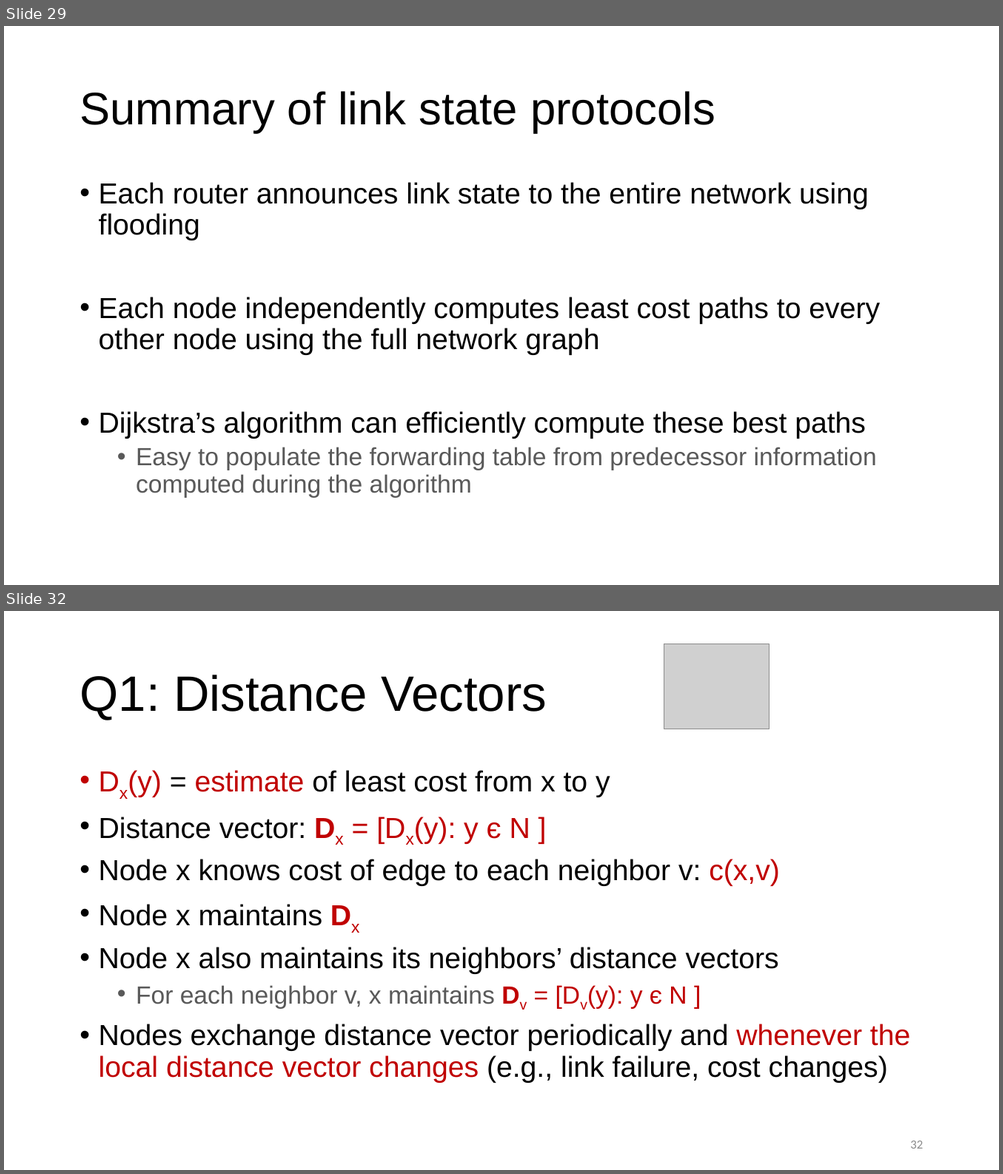
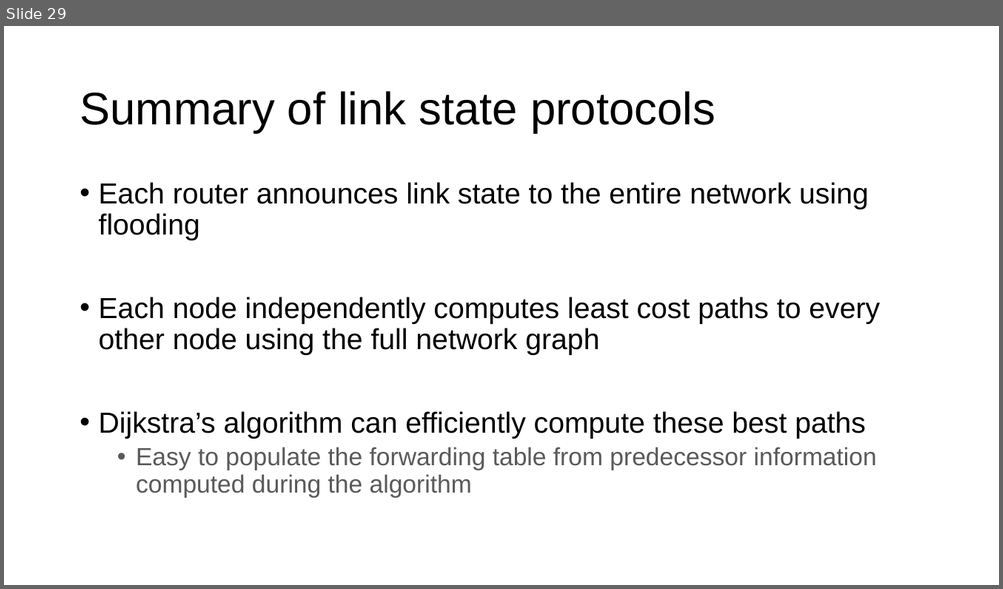
Before and after one commit to ngsrinivas/coursegen, a slide deck: ex/352-F24/staging/352-F24/lectures/23-net-debugging-routing.pptx. Shown one above the other, each under a label of ours: slides 29 and 32 before the commit, slide 29 after it; the slides between them are not shown. The pictures are 1003x1174 and 1003x589 pixels, drawn with LibreOffice and Linux fonts; fonts in the diff are those of the drawing; grey boxes stand for pictures. Boxes give left, top, right and bottom in pixels: in the first picture for what was removed or moved away, otherwise in the second. Text is boxed around its words. In the diff, an @@ line names an element or a change of style, - is before the commit and + after.

```diff
--- a/ex/352-F24/staging/352-F24/lectures/23-net-debugging-routing.pptx
+++ b/ex/352-F24/staging/352-F24/lectures/23-net-debugging-routing.pptx
@@ slide 32 removed at (4, 611, 999, 1170), background #FFFFFF @@
@@ picture removed at (664, 644, 768, 729) @@
@@ title removed at (79, 675, 546, 720) @@
-Q1: Distance Vectors
@@ text removed at (99, 770, 910, 1083) @@
-• Dx(y) = estimate of least cost from x to y
-• Distance vector: Dx = [Dx(y): y є N ]
-• Node x knows cost of edge to each neighbor v: c(x,v)
-• Node x maintains Dx
-• Node x also maintains its neighbors’ distance vectors
-  • For each neighbor v, x maintains Dv = [Dv(y): y є N ]
-• Nodes exchange distance vector periodically and whenever the local distance vector changes (e.g., link failure, cost changes)
@@ page number removed at (910, 1141, 922, 1149) @@
-32
```
Also in this commit, not shown: 9 other slides removed, 6 other files.
